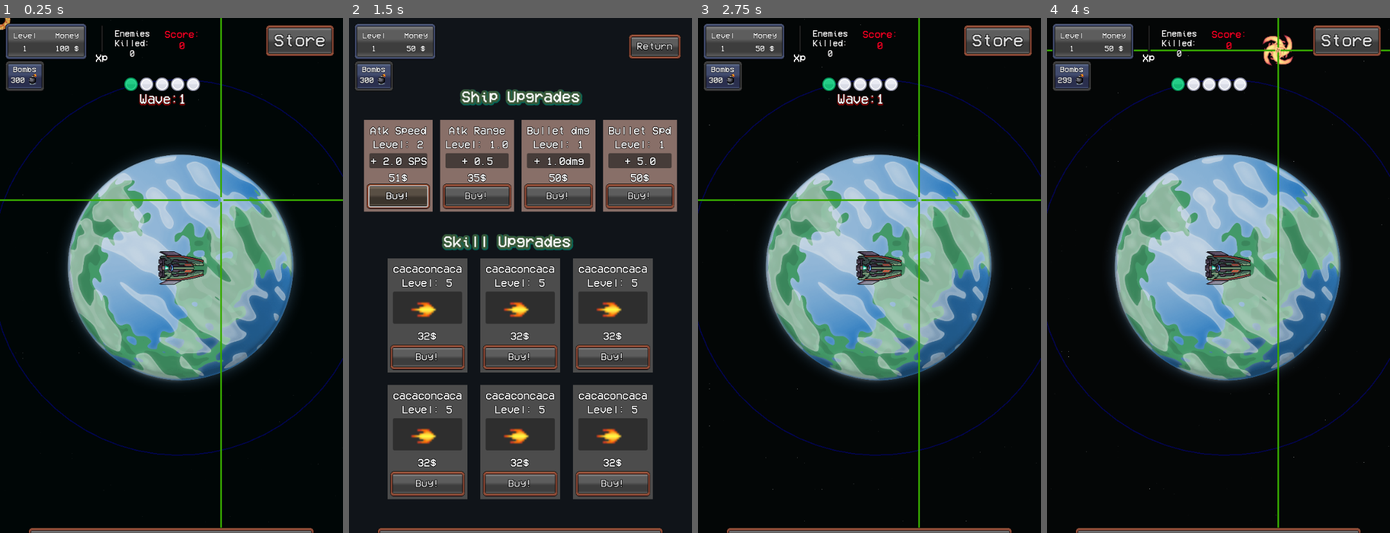
Above: before the commit, frames 1-4 (left to right).
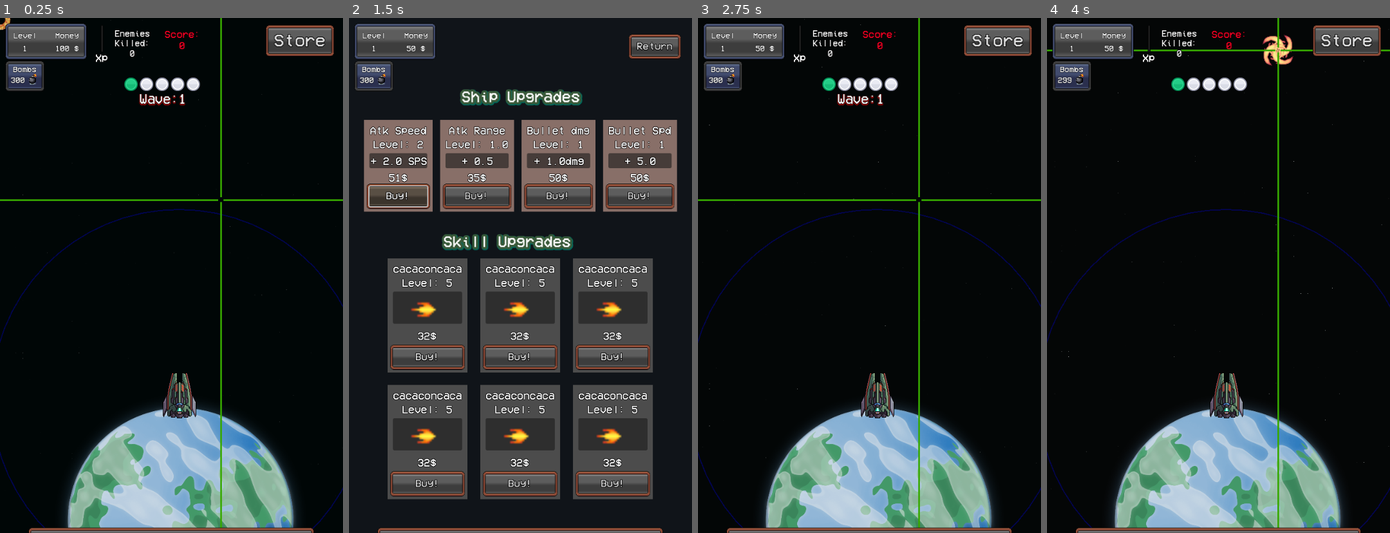
Above: after the commit, the same moments.

Repository: MauroCastro1705/mini_auto_battler
Game: Godot game, scene res://test/test-scene.tscn
The game is run twice, just before and just after one commit, with the same random seed, the same clock (stepped at 60 frames per second) and the same inputs. The project has no main scene, so this scene is started directly.
Inputs (mouse positions are in pixels of both pictures, inside the frame that each line leads up to):
- Up to frame 1 (0.25 s): no input
- Up to frame 2 (1.5 s): click "Store" at 0.5 s; click "Buy!" at 1.25 s
- Up to frame 3 (2.75 s): click "Return" at 2 s
- Up to frame 4 (4 s): tap Enter at 2.75 s; move the mouse to (1293, 249) at 2.77 s; hold W (arriba) 2.78-3.5 s; tap D (der) at 2.85 s; click (1293, 249) at 2.92 s; tap Space (shoot) at 3.5 s; drag from (1149, 301) to (1225, 265) at 3.52 s

The runs differ from the first frame. In frame 1, 37% of the frame differs, in the area x 0-100%, y 11-100%; in frame 2, nothing differs; in frame 3, 37%; in frame 4, 37%.

Commit message:
enemy spawner re factor

Diff:
--- a/autoloads/Global.gd
+++ b/autoloads/Global.gd
@@ -69,7 +69,6 @@
 	emit_signal("bomb_droped")
 
 
-
 func update_scores():
 	player_money += enemigo_money
 	player_score += enemigo_score
@@ -99,6 +98,7 @@
 	emit_signal("wave_advanced")
 	scale_enemy_stats()
 
+	#emigos se hacen mas poderos al avanzar las oleadas
 func scale_enemy_stats():
 	var scale_factor = current_wave
 
--- a/managers/enemy_spawner/enemy_spawner.gd
+++ b/managers/enemy_spawner/enemy_spawner.gd
@@ -2,9 +2,10 @@
 
 
 @onready var enemy_pool: EnemyPool = $"../EnemyPool"
+@onready var spawner_area: Area2D = $spawner_area
 
 @export var spawn_rate := 5.0
-@export var spawn_radius := 500.0
+
 var enemies_spawned:int = 0
 var enemies_to_spawn:int = 0
 
@@ -20,17 +21,34 @@
 
 func spawn_enemy():
 	if enemies_spawned >= enemies_to_spawn:
-		return # Dont spawn more than needed
+		return
 
-	var player_pos = Global.player.global_position
-	var angle = randf() * TAU
-	var spawn_pos = player_pos + Vector2.RIGHT.rotated(angle) * spawn_radius
+	var spawn_pos = get_random_position_in_area()
+	if spawn_pos == null:
+		push_warning("SpawnerArea missing CollisionShape2D or shape!")
+		return
 
 	var enemy = enemy_pool.get_enemy()
 	enemy.activate(spawn_pos)
+	enemies_spawned += 1
 
-	enemies_spawned += 1
 
 func reset_wave_spawn():
 	enemies_spawned = 0
 	enemies_to_spawn = Global.get_enemies_per_wave()
+
+
+func get_random_position_in_area() -> Vector2:
+	var shape_node := spawner_area.get_node_or_null("CollisionShape2D")
+	if not shape_node or not shape_node.shape:
+		return spawner_area.global_position
+	var rect_shape := shape_node.shape as RectangleShape2D
+	var extents: Vector2 = rect_shape.extents
+
+	# Random point in local space
+	var local_pos := Vector2(
+		randf_range(-extents.x, extents.x),
+		randf_range(-extents.y, extents.y)
+	)
+	# Convert local point to global
+	return spawner_area.global_position + local_pos
--- a/managers/enemy_spawner/enemy_spawner.tscn
+++ b/managers/enemy_spawner/enemy_spawner.tscn
@@ -1,6 +1,17 @@
-[gd_scene load_steps=2 format=3 uid="uid://veon0exi0utd"]
+[gd_scene load_steps=3 format=3 uid="uid://veon0exi0utd"]
 
 [ext_resource type="Script" uid="uid://d0c26hbdtb7cs" path="res://managers/enemy_spawner/enemy_spawner.gd" id="1_qxjv0"]
 
+[sub_resource type="RectangleShape2D" id="RectangleShape2D_qxjv0"]
+size = Vector2(496, 92)
+
 [node name="EnemySpawner" type="Node"]
 script = ExtResource("1_qxjv0")
+
+[node name="spawner_area" type="Area2D" parent="."]
+position = Vector2(0, -80)
+
+[node name="CollisionShape2D" type="CollisionShape2D" parent="spawner_area"]
+position = Vector2(322, 125)
+shape = SubResource("RectangleShape2D_qxjv0")
+debug_color = Color(0.917647, 0.235294, 0.407843, 0.666667)
--- a/test/test-scene.tscn
+++ b/test/test-scene.tscn
@@ -56,12 +56,13 @@
 metadata/_edit_lock_ = true
 
 [node name="Sprite2D" type="Sprite2D" parent="."]
-position = Vector2(337, 465)
+position = Vector2(337, 937)
 scale = Vector2(0.410937, 0.410937)
 texture = ExtResource("1_b3u66")
 
 [node name="Player" parent="." instance=ExtResource("1_5d1lj")]
-position = Vector2(334, 465)
+position = Vector2(334, 707)
+rotation = -1.57079
 
 [node name="focal_point" type="Marker2D" parent="."]
 position = Vector2(334, 465)
@@ -85,6 +86,7 @@
 offset_top = 111.0
 offset_right = 232.0
 offset_bottom = 111.0
+metadata/_edit_lock_ = true
 
 [node name="ExpBar" parent="CanvasLayer" instance=ExtResource("10_3wmdq")]
 anchor_left = 0.027
